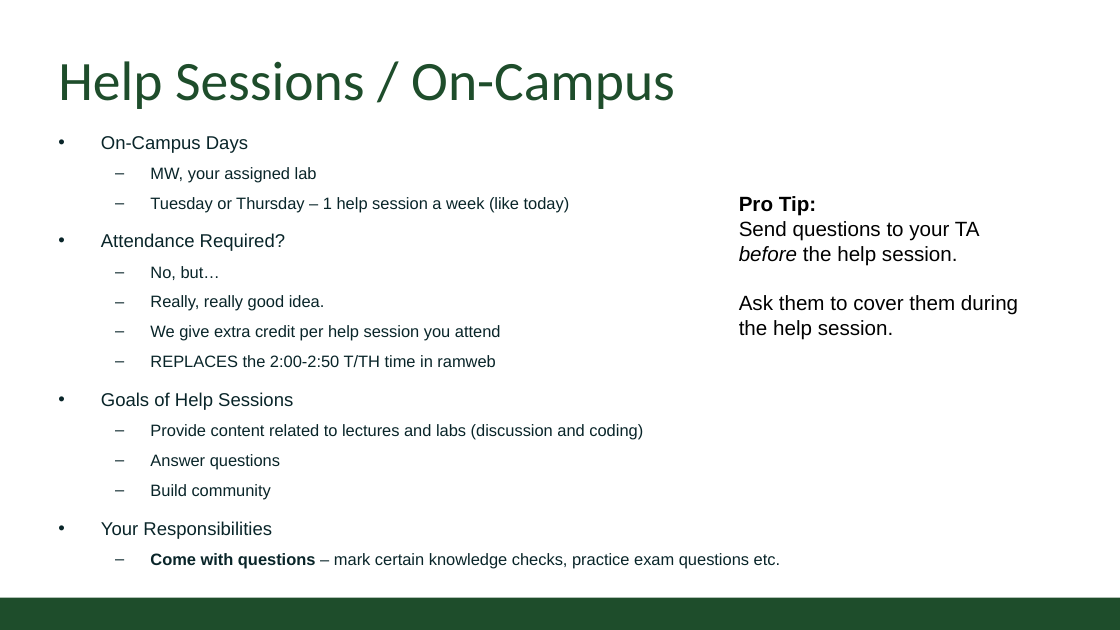
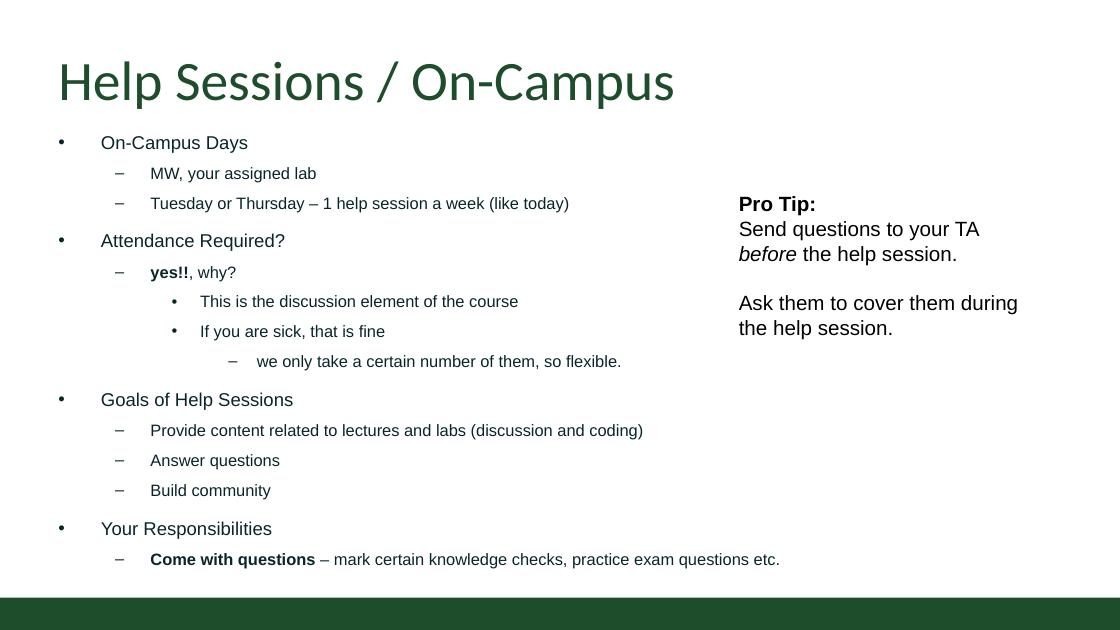
Before and after one commit to CSU-CS150/handouts, a slide deck: slide 8 of helpsessions/week1/format.pptx (slide 9 before the commit). Drawn at 1120x630 pixels with LibreOffice and Linux fonts; fonts in the diff are those of the drawing; background and template pictures are left out. Boxes give left, top, right and bottom in pixels: in the first picture for what was removed or moved away, otherwise in the second. Text is boxed around its words. In the diff, an @@ line names an element or a change of style, - is before the commit and + after.

```diff
--- a/helpsessions/week1/format.pptx
+++ b/helpsessions/week1/format.pptx
@@ text at [150,266,622,371]: text changed @@
-  – No, but…
-  – Really, really good idea.
-  – We give extra credit per help session you attend
-  – REPLACES the 2:00-2:50 T/TH time in ramweb
+  – yes!!, why?
+    • This is the discussion element of the course
+    • If you are sick, that is fine
+      – we only take a certain number of them, so flexible.
```
Also in this commit, not shown: 6 other slides changed, 2 slides removed.
